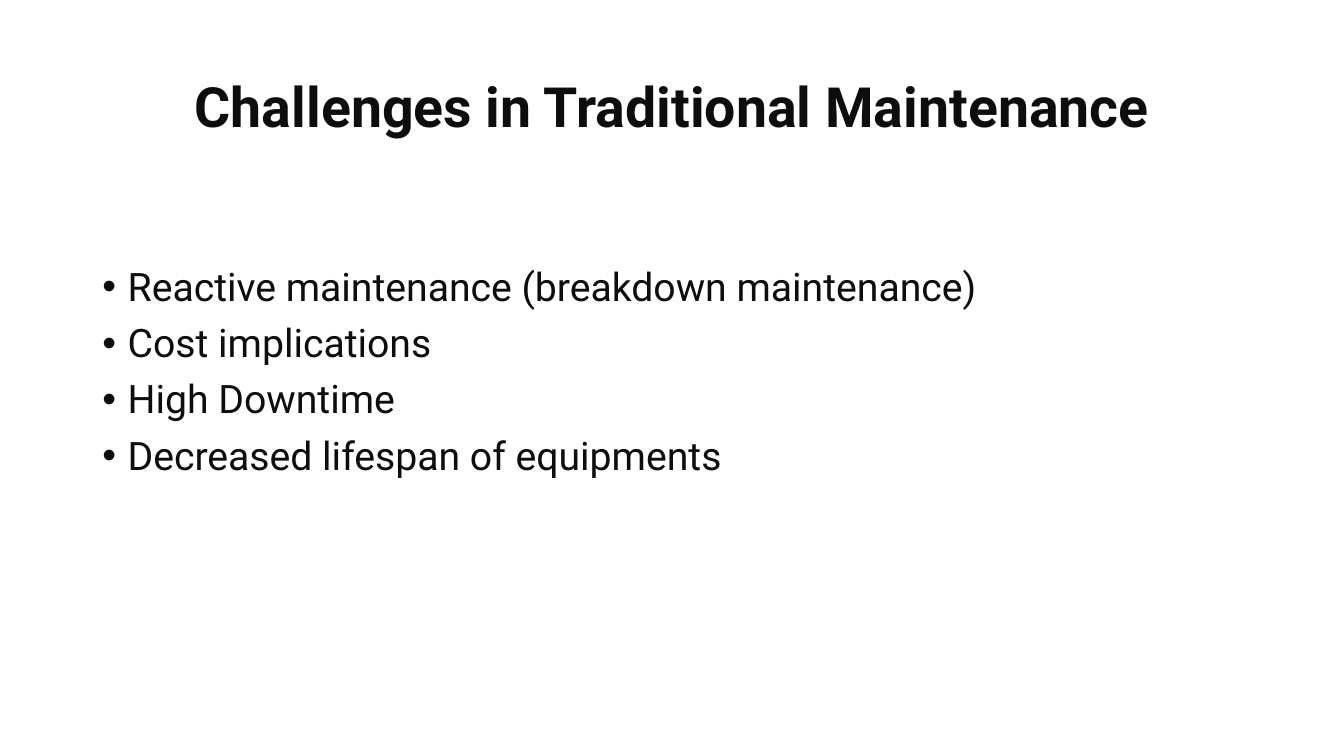
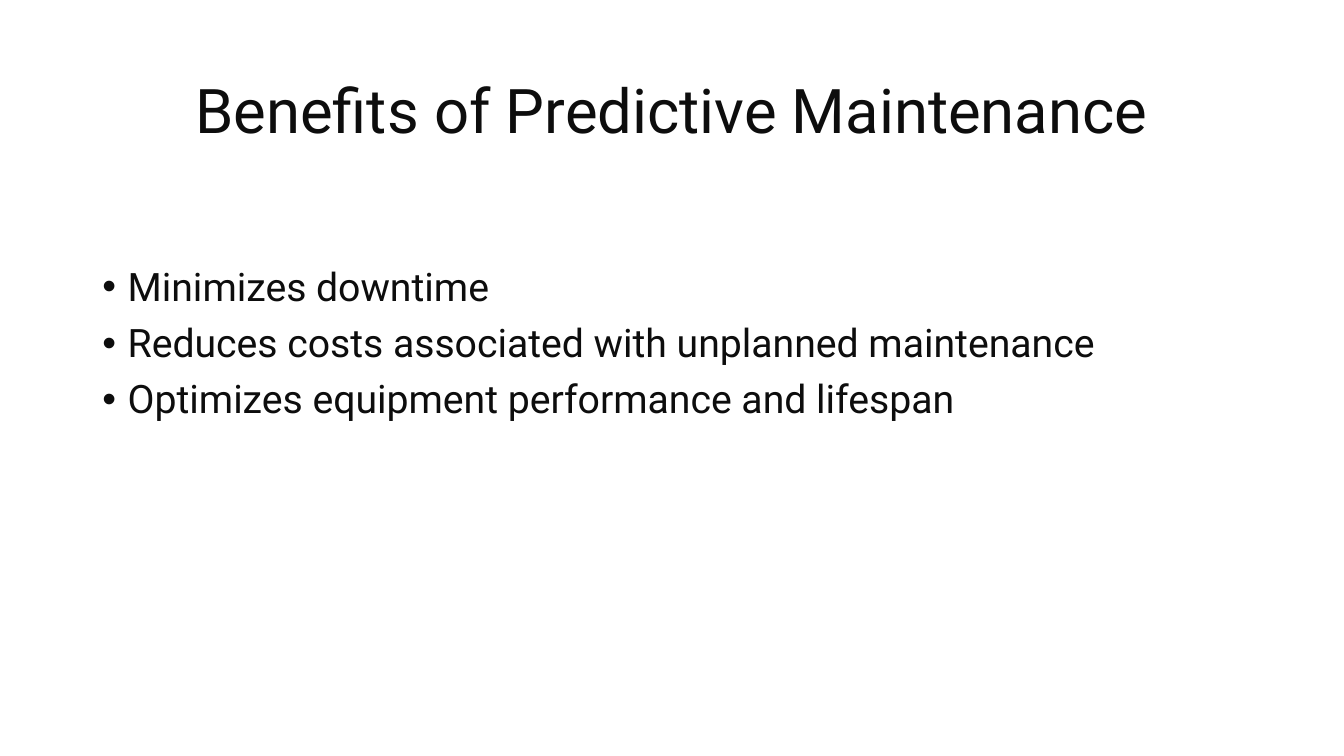
Before and after one commit to ManishaEY/eyaipythontraining, a slide deck: slide 3 of MachineLearningForPredictiveMaintenance.pptx. Drawn at 1344x756 pixels with LibreOffice and Linux fonts; fonts in the diff are those of the drawing. Boxes give left, top, right and bottom in pixels: in the first picture for what was removed or moved away, otherwise in the second. Text is boxed around its words. In the diff, an @@ line names an element or a change of style, - is before the commit and + after.

```diff
--- a/MachineLearningForPredictiveMaintenance.pptx
+++ b/MachineLearningForPredictiveMaintenance.pptx
@@ title at (195,86,1147,134): text changed; size 39.6 to 44 pt; bold off @@
-Challenges in Traditional Maintenance
+Benefits of Predictive Maintenance
@@ text at (128,271,1094,421): text changed @@
-• Reactive maintenance (breakdown maintenance)
-• Cost implications
-• High Downtime
-• Decreased lifespan of equipments
+• Minimizes downtime
+• Reduces costs associated with unplanned maintenance
+• Optimizes equipment performance and lifespan
```
Also in this commit, not shown: 5 other slides changed, 2 slides added, 1 slide removed.
